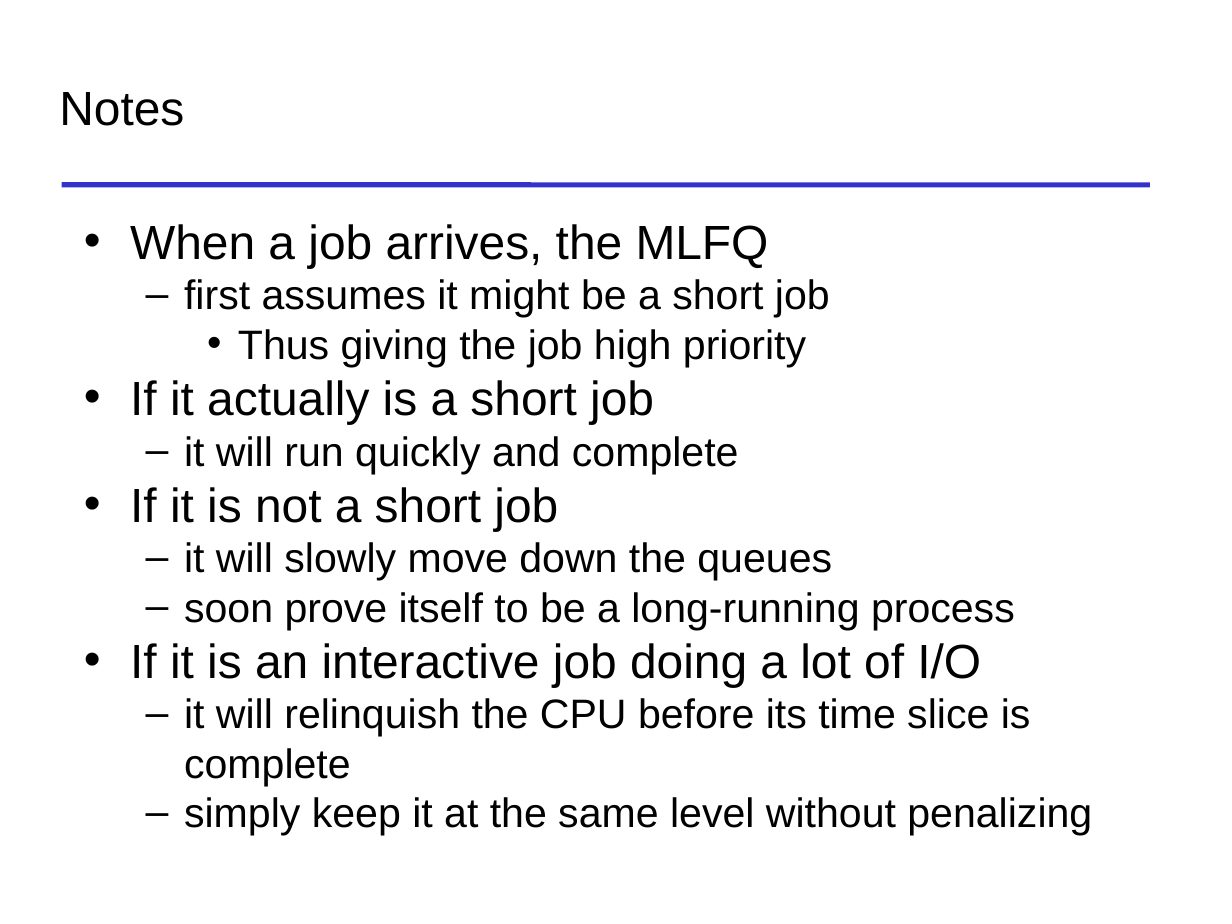
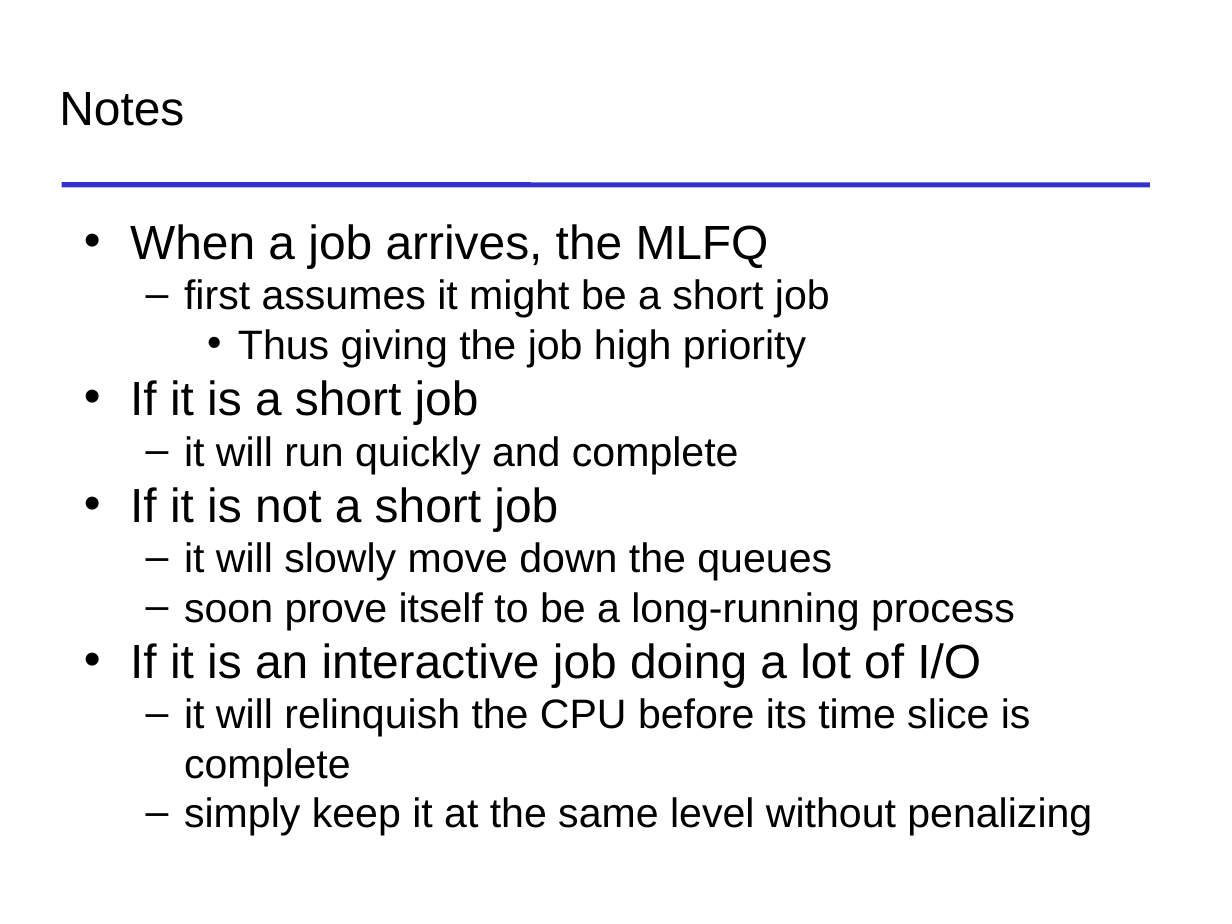
Before and after one commit to To-oTke/oh-my-ics, a slide deck: slide 31 of slides-new/2-22-sched.pptx. Drawn at 1232x924 pixels with LibreOffice and Linux fonts; fonts in the diff are those of the drawing. Boxes give left, top, right and bottom in pixels: in the first picture for what was removed or moved away, otherwise in the second. Text is boxed around its words. In the diff, an @@ line names an element or a change of style, - is before the commit and + after.

```diff
--- a/slides-new/2-22-sched.pptx
+++ b/slides-new/2-22-sched.pptx
@@ text at <box>130,380,479,424</box>: text changed @@
-• If it actually is a short job
+• If it is a short job
```
Also in this commit, not shown: 6 other files.
